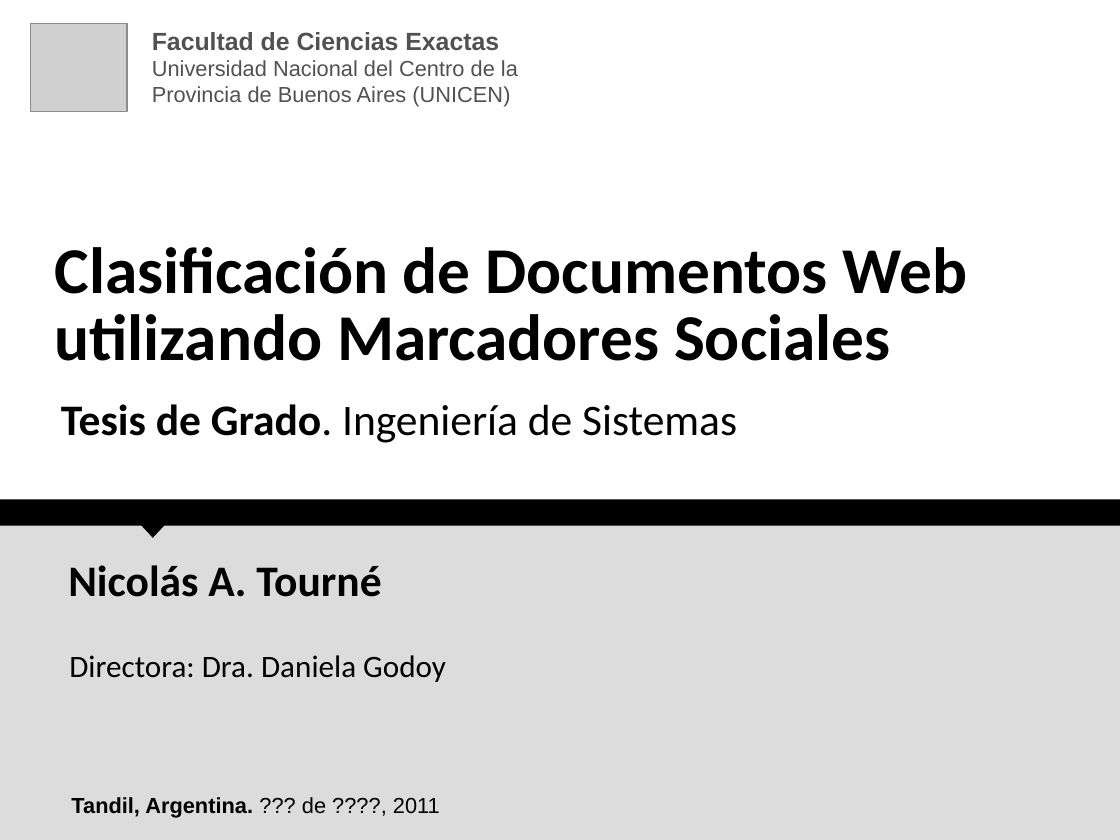
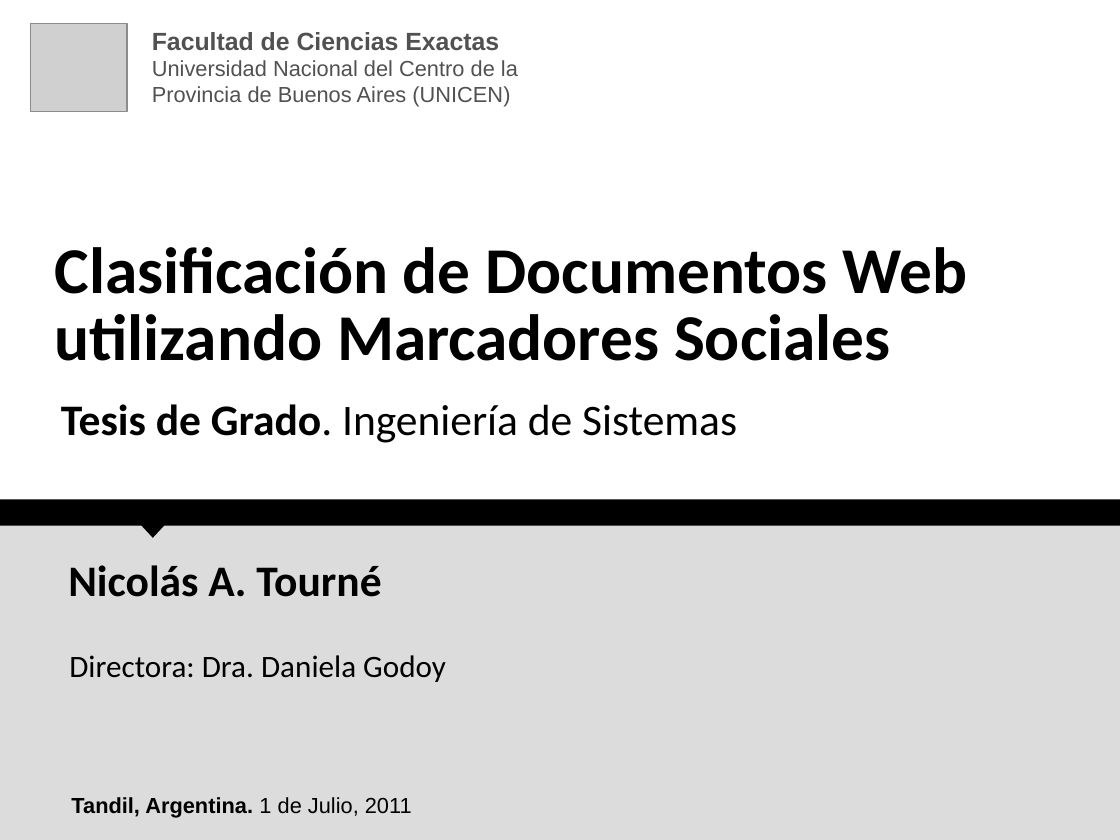
Before and after one commit to ak907kenai/nicotournetesis, a slide deck: slide 1 of docs_trunk/Presentación/Nicolás Tourné - Presentación Tesis (v2.4).ppt. Drawn at 1120x840 pixels with LibreOffice and Linux fonts; fonts in the diff are those of the drawing; grey boxes stand for pictures. Boxes give left, top, right and bottom in pixels: in the first picture for what was removed or moved away, otherwise in the second. Text is boxed around its words. In the diff, an @@ line names an element or a change of style, - is before the commit and + after.

```diff
--- a/docs_trunk/Presentación/Nicolás Tourné - Presentación Tesis (v2.4).ppt
+++ b/docs_trunk/Presentación/Nicolás Tourné - Presentación Tesis (v2.4).ppt
@@ text at bbox=[71, 797, 412, 818]: text changed @@
-Tandil, Argentina. ??? de ????, 2011
+Tandil, Argentina. 1 de Julio, 2011
```
Also in this commit, not shown: 6 other slides changed.
